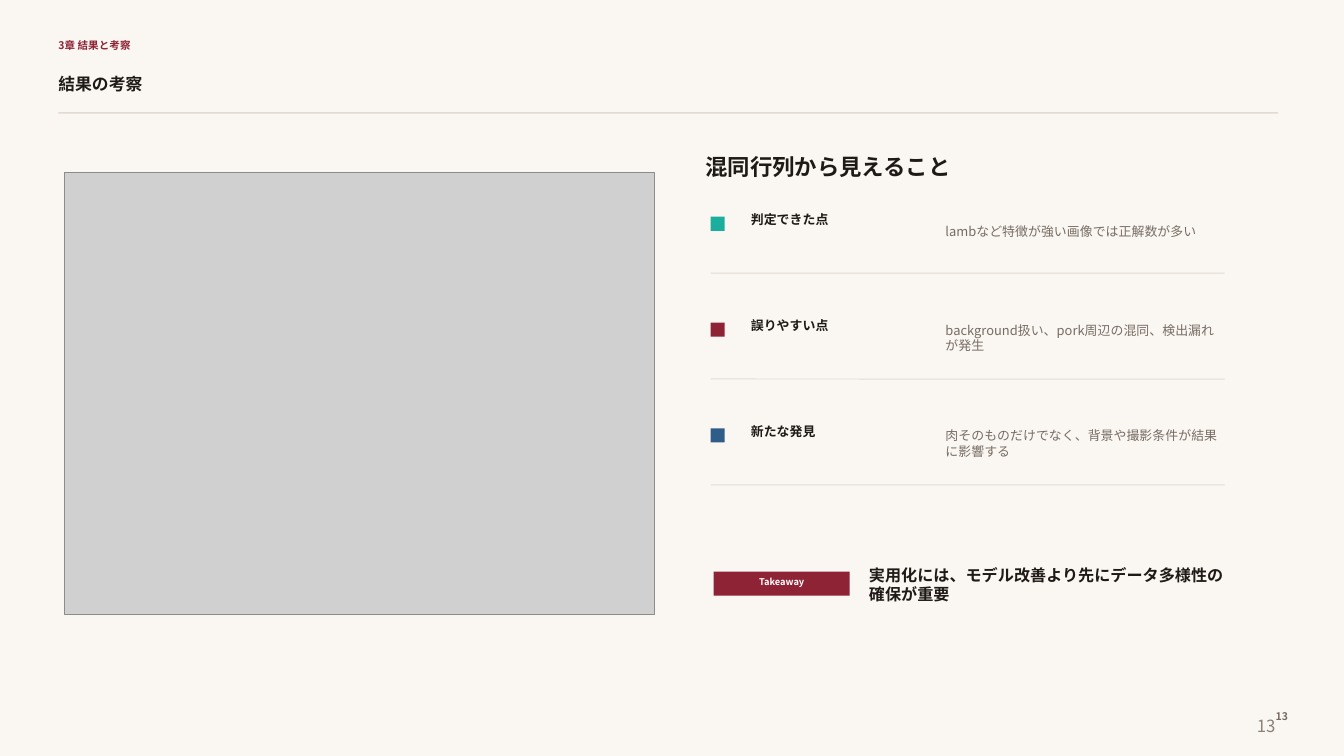
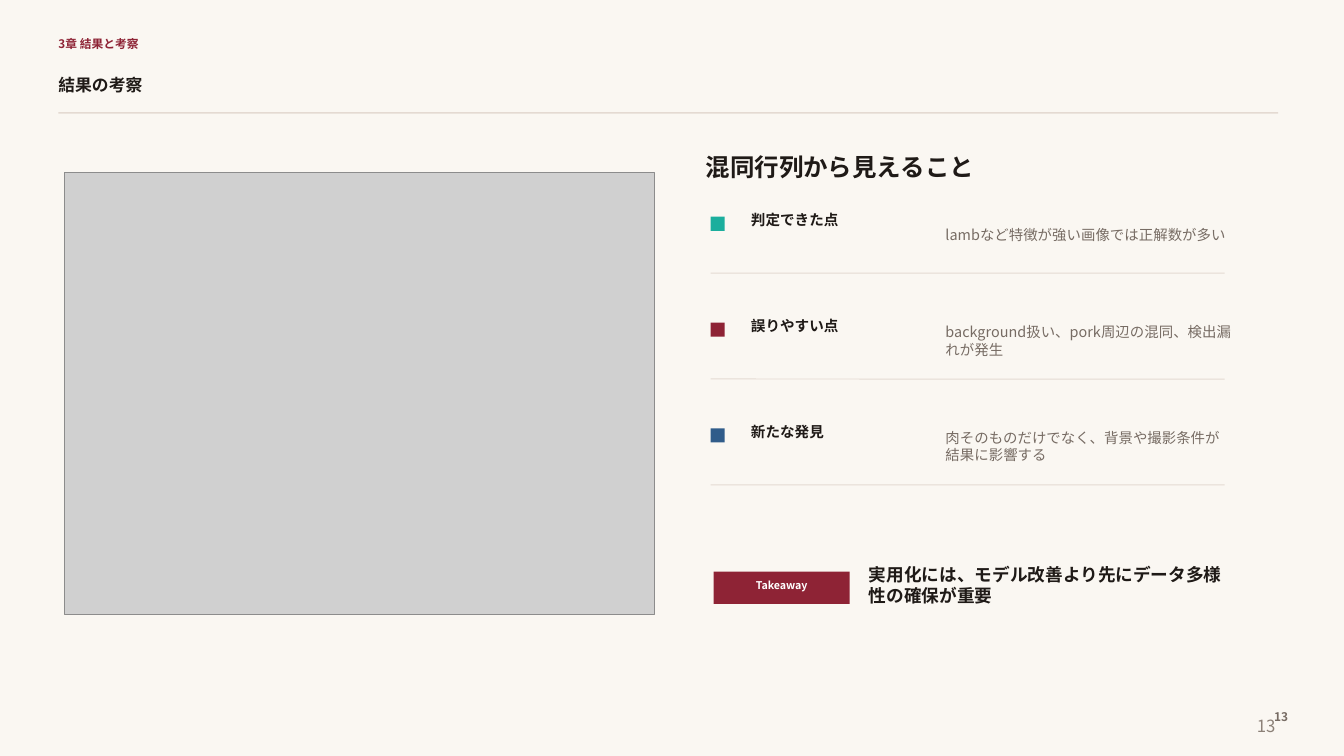
Before and after one commit to moka610/meat-detection-yolo, a slide deck: slide 13 of slides_meat_yolo/meat_yolo_roboflow_presentation.pptx. Drawn at 1344x756 pixels with LibreOffice and Linux fonts; fonts in the diff are those of the drawing; grey boxes stand for pictures. Boxes give left, top, right and bottom in pixels: in the first picture for what was removed or moved away, otherwise in the second. Text is boxed around its words. In the diff, an @@ line names an element or a change of style, - is before the commit and + after.

```diff
--- a/slides_meat_yolo/meat_yolo_roboflow_presentation.pptx
+++ b/slides_meat_yolo/meat_yolo_roboflow_presentation.pptx
@@ text "3章 結果と考察" at box(58, 38, 139, 49): size 7.5 to 8.4 pt @@
@@ text "混同行列から見えること" at box(706, 155, 975, 179): size 16 to 17.5 pt @@
@@ size 9.2 to 10.4 pt in 3 elements at box(751, 212, 839, 227), box(751, 318, 839, 332), box(751, 424, 824, 439) @@
@@ size 9.2 to 10.3 pt in 3 elements at box(945, 228, 1225, 241), box(945, 325, 1231, 356), box(945, 431, 1219, 461) @@
@@ text "実用化には、モデル改善より先にデータ多様性の確保が重要" at box(869, 566, 1222, 604): size 11.5 to 12.6 pt @@
@@ rectangle: place and size @@
-rectangle at box(714, 572, 850, 596)
+rectangle at box(714, 572, 850, 604)
@@ text "Takeaway" at box(756, 580, 808, 592): size 6.6 to 7.6 pt @@
@@ text "13" at box(1274, 712, 1288, 721): size 7.5 to 8.5 pt @@
```
Also in this commit, not shown: 13 other slides changed, 1 other file.
